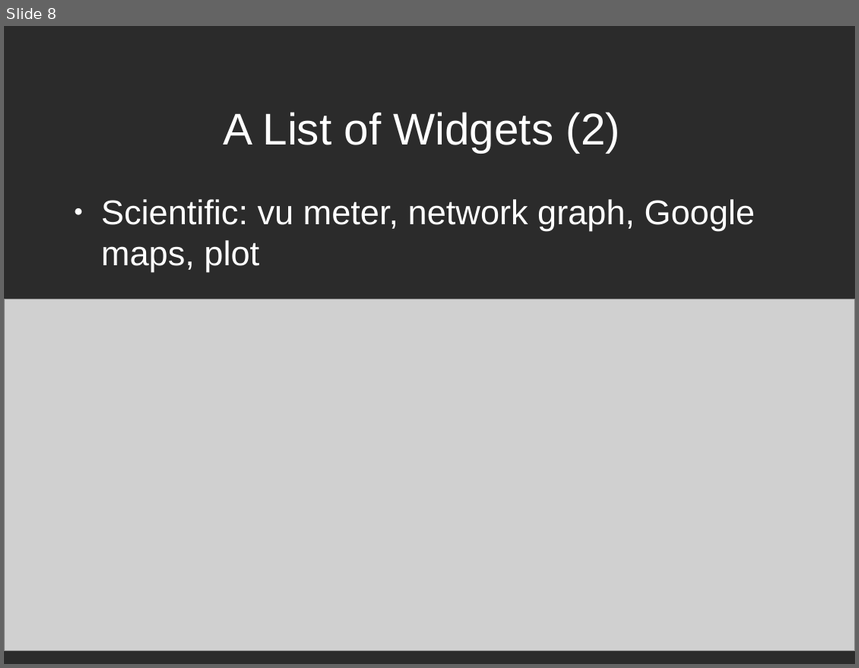
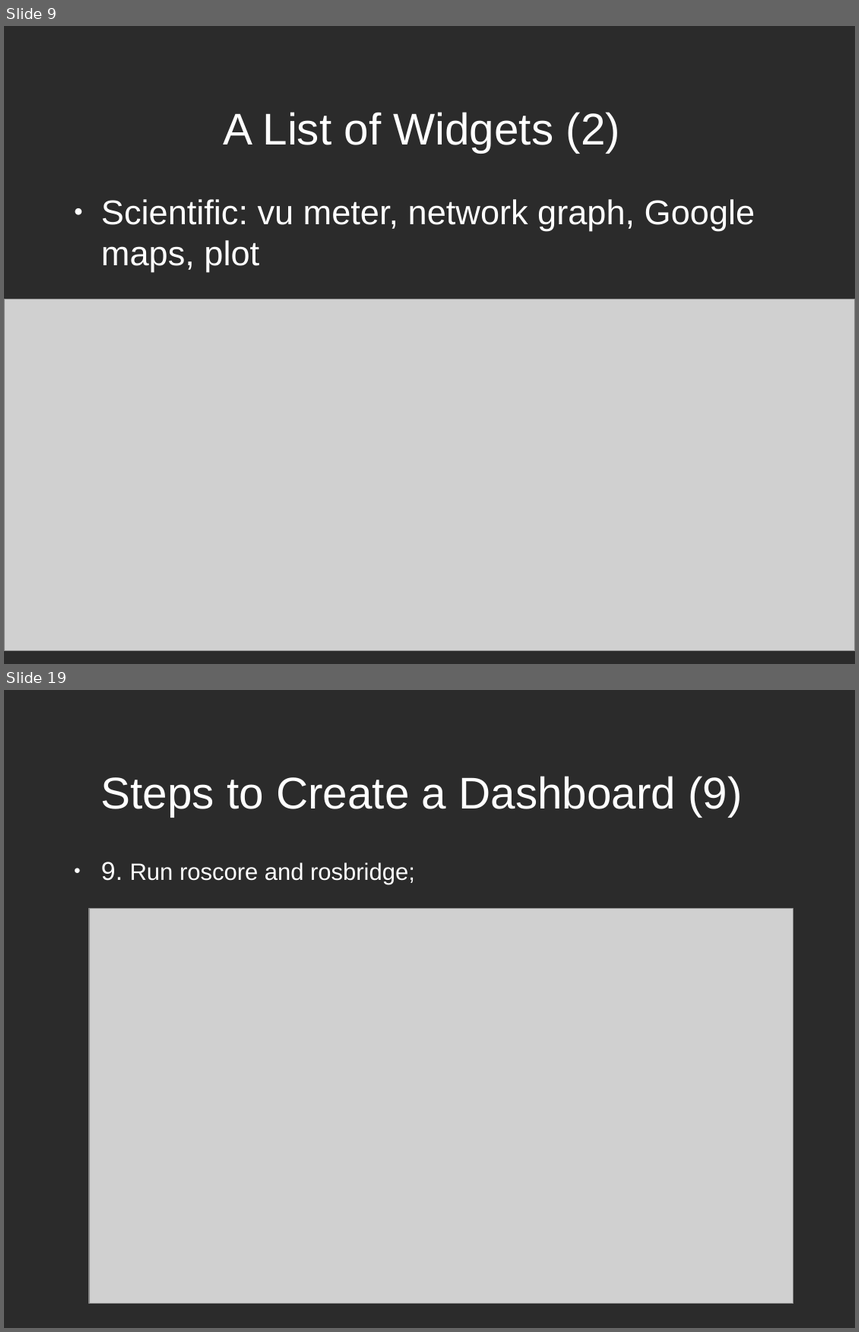
Before and after one commit to AutonomyLab/rosdash, a slide deck: doc/rosdash.odp. Shown one above the other, each under a label of ours: slide 8 before the commit, slides 9 and 19 after it; the slides between them are not shown. The pictures are 859x668 and 859x1332 pixels, drawn with LibreOffice and Linux fonts; fonts in the diff are those of the drawing; grey boxes stand for pictures; background and template pictures are left out; a plain dark background stands for a picture behind light text. Boxes give left, top, right and bottom in pixels: in the first picture for what was removed or moved away, otherwise in the second. Text is boxed around its words. In the diff, an @@ line names an element or a change of style, - is before the commit and + after.

```diff
--- a/doc/rosdash.odp
+++ b/doc/rosdash.odp
@@ slide 19 added at bbox=[4, 690, 855, 1328], background picture (left out) @@
@@ title added at bbox=[101, 776, 742, 816], 41.4 pt, text #FFFFFF @@
+Steps to Create a Dashboard (9)
@@ text added at bbox=[101, 862, 415, 885], 22 pt, text #FFFFFF @@
+● 9. Run roscore and rosbridge;
@@ picture added at bbox=[89, 909, 794, 1304] @@
@@ what was slide 8 is now slide 9 @@
```
Also in this commit, not shown: 5 slides changed, 10 other slides added, 2 slides removed, 10 other files.
